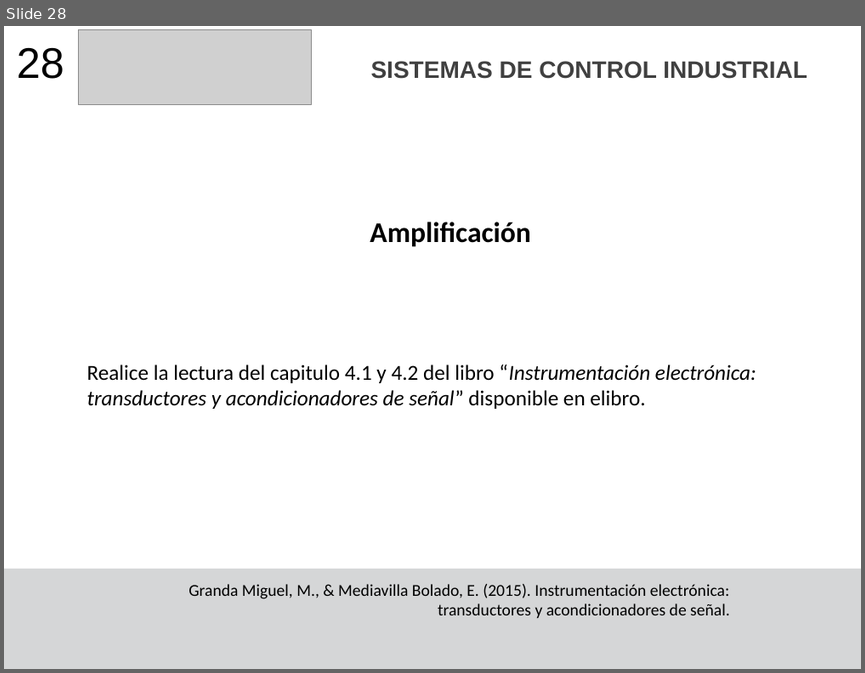
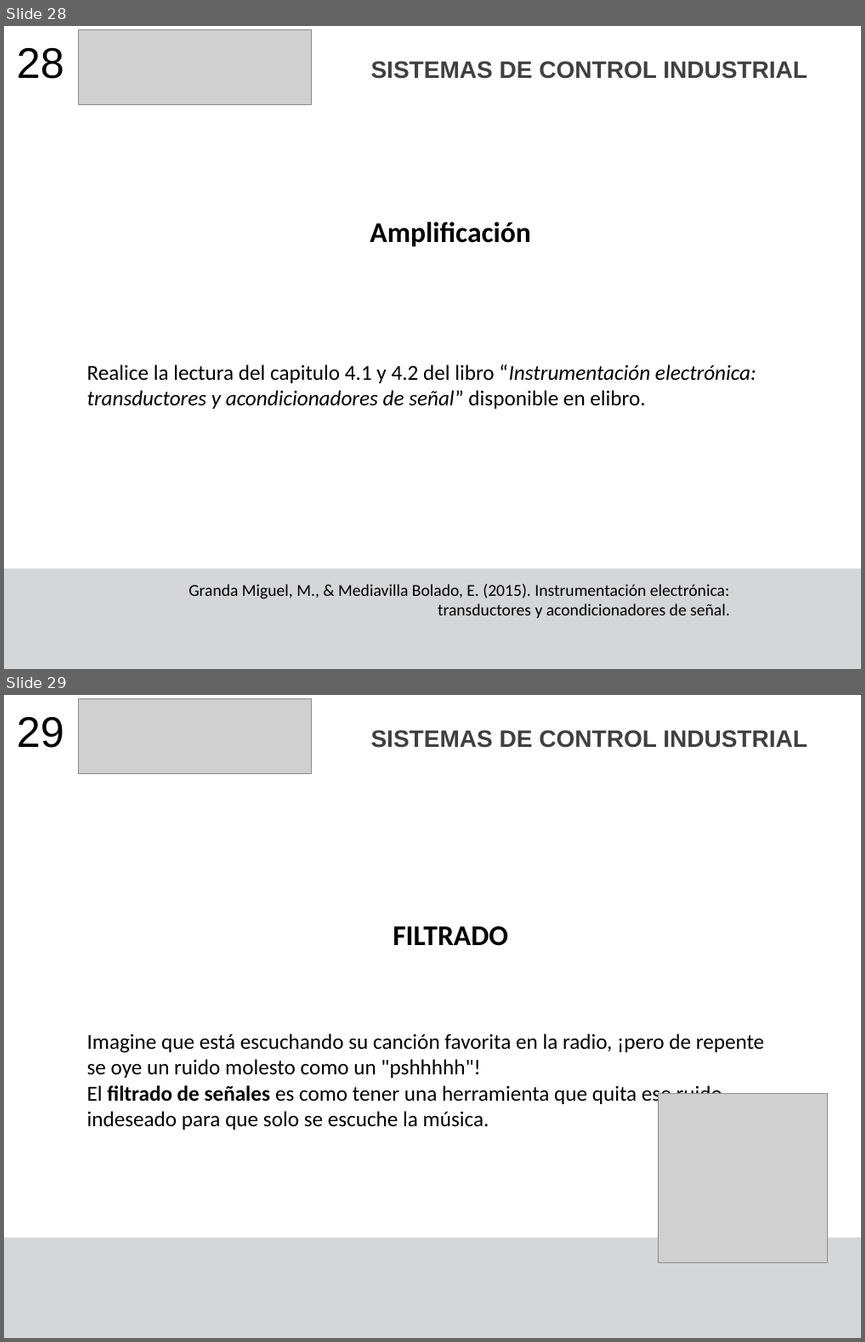
Before and after one commit to F4bian1012/Sistemas_De_Contro_Industrial, a slide deck: Lesson_5-6/Acondicionamiento_Señales.pptx. Shown one above the other, each under a label of ours: slide 28 before the commit, slides 28 and 29 after it. The pictures are 865x673 and 865x1342 pixels, drawn with LibreOffice and Linux fonts; fonts in the diff are those of the drawing; grey boxes stand for pictures. Boxes give left, top, right and bottom in pixels: in the first picture for what was removed or moved away, otherwise in the second. Text is boxed around its words. In the diff, an @@ line names an element or a change of style, - is before the commit and + after.

```diff
--- a/Lesson_5-6/Acondicionamiento_Señales.pptx
+++ b/Lesson_5-6/Acondicionamiento_Señales.pptx
@@ slide 29 added at box(4, 695, 861, 1338), background #FFFFFF; not listed: 1 template element that a slide beside it also shows @@
@@ text added at box(17, 716, 64, 748), 36 pt, text #000000 @@
+29
@@ picture added at box(79, 699, 312, 774) @@
@@ text added at box(371, 730, 807, 748), 20 pt, text #404040, bold @@
+SISTEMAS DE CONTROL INDUSTRIAL
@@ title added at box(392, 926, 508, 946), 24 pt, text #000000, bold @@
+FILTRADO
@@ text added at box(87, 1033, 764, 1129), 18 pt, text #000000 @@
+Imagine que está escuchando su canción favorita en la radio, ¡pero de repente se oye un ruido molesto como un "pshhhhh"!
+El filtrado de señales es como tener una herramienta que quita ese ruido indeseado para que solo se escuche la música.
@@ picture added at box(658, 1094, 828, 1263) @@
```
Also in this commit, not shown: 2 slides changed, 20 other slides added, 4 other files.
